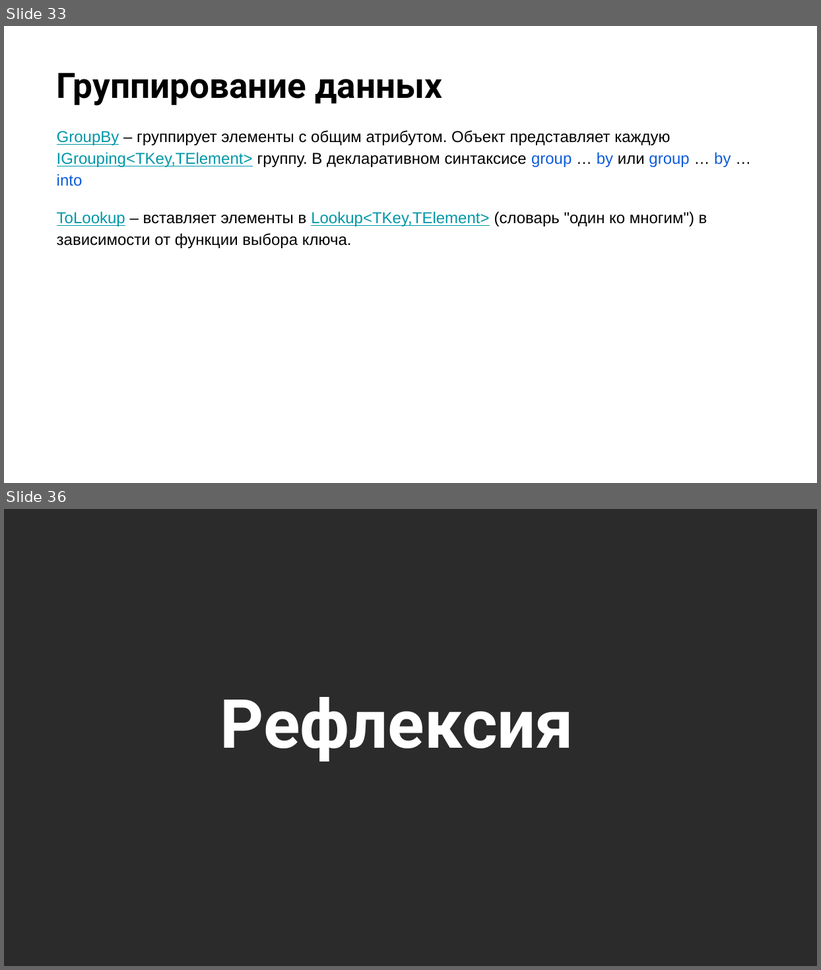
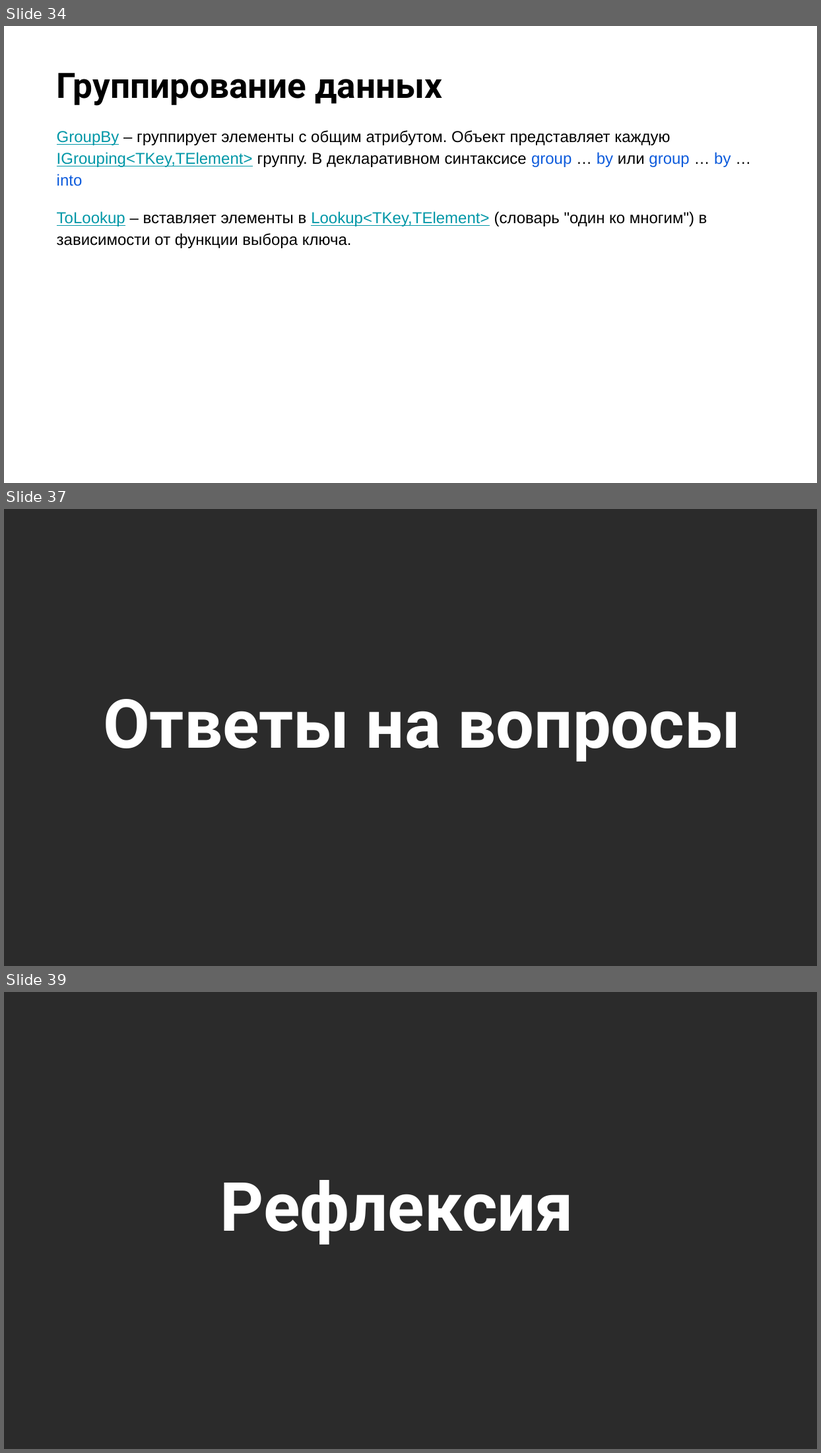
Before and after one commit to NilovPavel/LessonsLinq, a slide deck: LinqOperators.pptx. Shown one above the other, each under a label of ours: slides 33 and 36 before the commit, slides 34, 37 and 39 after it; the slides between them are not shown. The pictures are 821x970 and 821x1453 pixels, drawn with LibreOffice and Linux fonts; fonts in the diff are those of the drawing; background and template pictures are left out; a plain dark background stands for a picture behind light text. Boxes give left, top, right and bottom in pixels: in the first picture for what was removed or moved away, otherwise in the second. Text is boxed around its words. In the diff, an @@ line names an element or a change of style, - is before the commit and + after.

```diff
--- a/LinqOperators.pptx
+++ b/LinqOperators.pptx
@@ slide 37 added at (4,509,817,966), background picture (left out) @@
@@ title added at (103,699,741,762), 60 pt, text #FFFFFF, bold @@
+Ответы на вопросы
@@ what was slide 33 is now slide 34 @@
@@ what was slide 36 is now slide 39 @@
```
Also in this commit, not shown: 7 slides changed, 4 other slides added, 2 slides removed, 1 other file.
